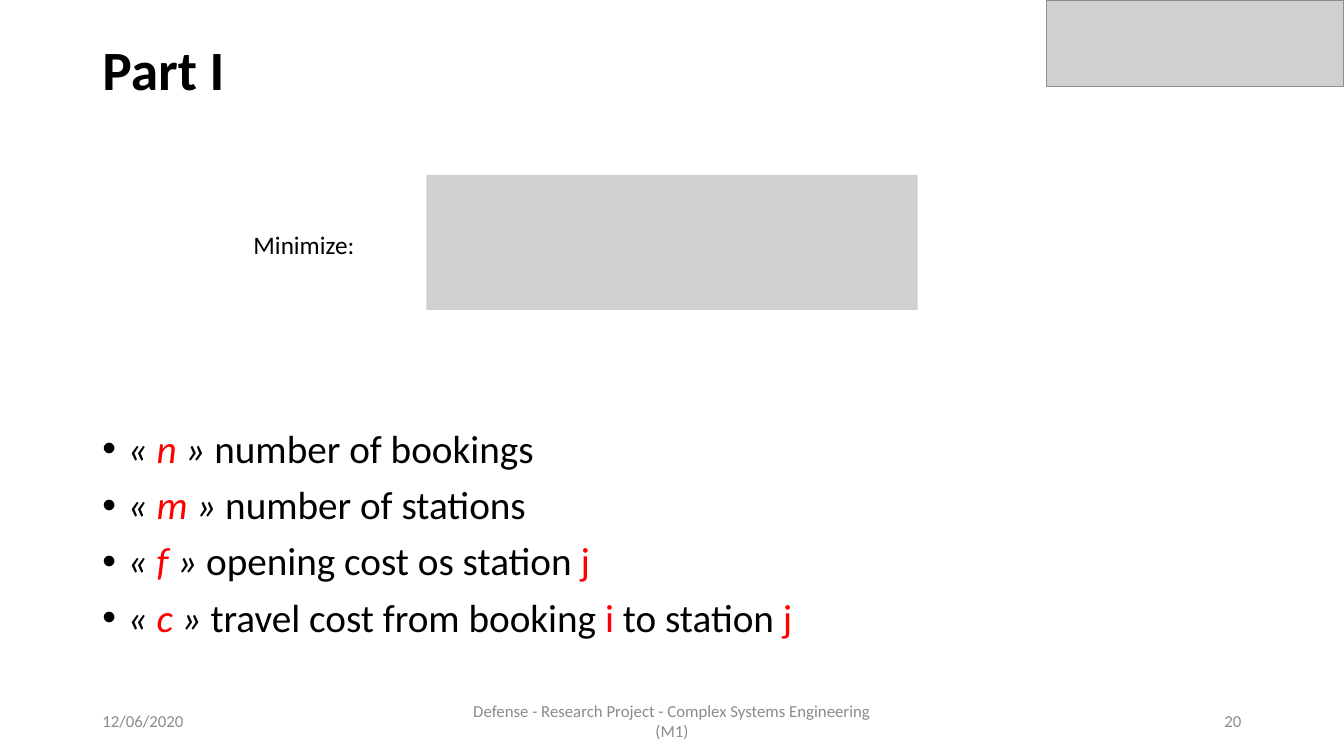
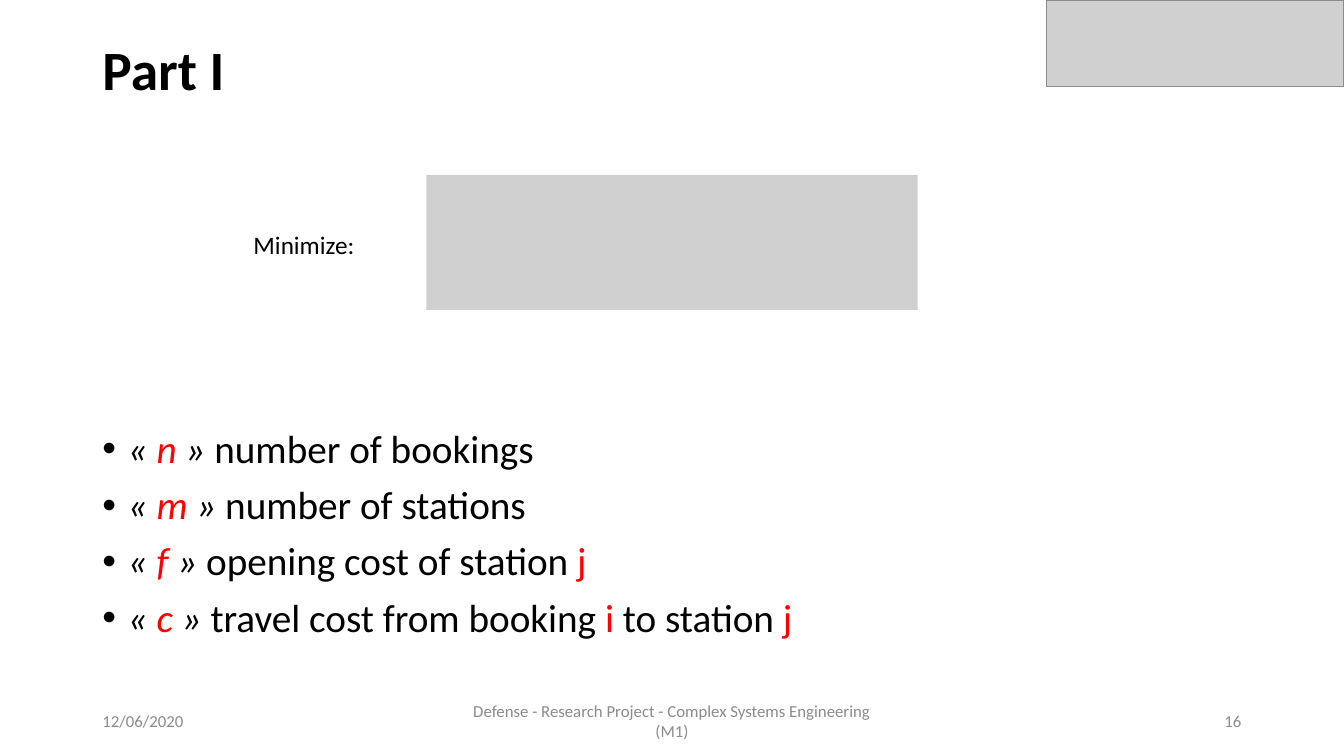
Before and after one commit to AymanABDELHAMID/OD_MTO_DARP, a slide deck: slide 16 of Presentation/presentation_AymanMahmoud.pptx (slide 20 before the commit). Drawn at 1344x756 pixels with LibreOffice and Linux fonts; fonts in the diff are those of the drawing; grey boxes stand for pictures. Boxes give left, top, right and bottom in pixels: in the first picture for what was removed or moved away, otherwise in the second. Text is boxed around its words. In the diff, an @@ line names an element or a change of style, - is before the commit and + after.

```diff
--- a/Presentation/presentation_AymanMahmoud.pptx
+++ b/Presentation/presentation_AymanMahmoud.pptx
@@ text at [157,548,586,582]: text changed @@
-• « f » opening cost os station j
+• « f » opening cost of station j
@@ page number at [1224,716,1241,727]: text changed @@
-20
+16
```
Also in this commit, not shown: 14 other slides changed, 1 slide added, 4 slides removed, 2 other files.
